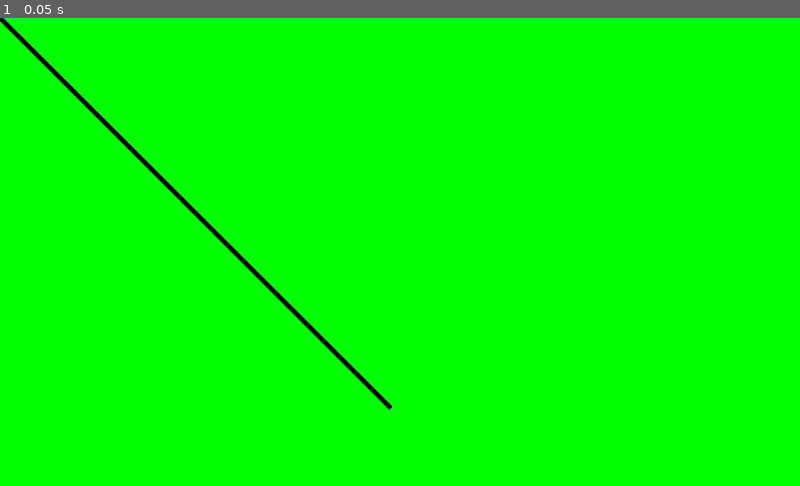
Above: before the commit, frame 1.
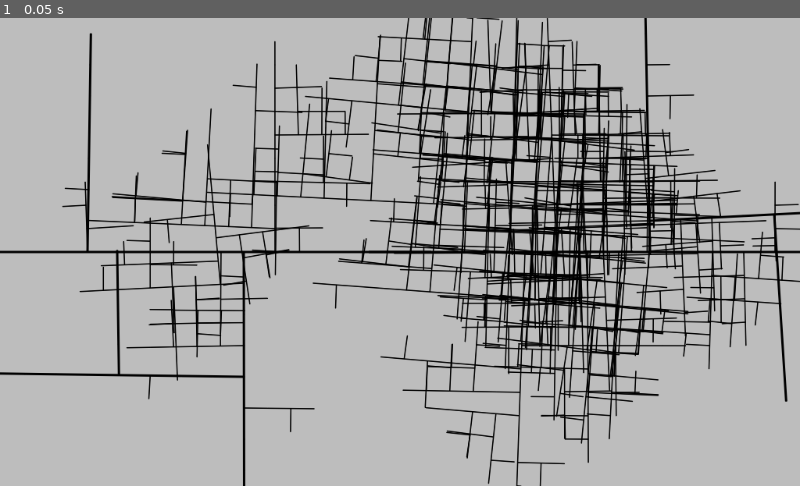
Above: after the commit, the same moment.

Repository: t-mw/citygen-godot
Game: Godot game, scene res://main.tscn
Two runs of this game, one before a commit and one after it. Both use one fixed random seed, a clock stepped at 60 frames per second and the inputs below.
Inputs:
- Up to frame 1 (0.05 s): no input

The runs differ from the first frame. In frame 1, 100% of the frame differs, in the area x 0-100%, y 0-100%.

Commit message:
Generate using basic global goals

Diff:
--- a/citygen.gd
+++ b/citygen.gd
@@ -1,14 +1,252 @@
 extends Node2D
+
+# TODO: remove r?
+# TODO: use quadtree?
+# TODO: cross product necessary in Segment.direction_get?
+
+const BRANCH_ANGLE_DEVIATION := 3.0
+const STRAIGHT_ANGLE_DEVIATION := 15.0
+const DEFAULT_SEGMENT_WIDTH := 5
+const HIGHWAY_SEGMENT_WIDTH := 20
+const DEFAULT_SEGMENT_LENGTH := 300
+const HIGHWAY_SEGMENT_LENGTH := 400
+const DEFAULT_BRANCH_PROBABILITY := 0.4
+const HIGHWAY_BRANCH_PROBABILITY := 0.05
+const HIGHWAY_BRANCH_POPULATION_THRESHOLD := 0.1
+const NORMAL_BRANCH_POPULATION_THRESHOLD := 0.1
+const NORMAL_BRANCH_TIME_DELAY_FROM_HIGHWAY := 5
+const SEGMENT_COUNT_LIMIT := 2000
+
+func random_branch_angle() -> float:
+    return Math.random_angle(BRANCH_ANGLE_DEVIATION)
+
+func random_straight_angle() -> float:
+    return Math.random_angle(STRAIGHT_ANGLE_DEVIATION)
 
 # Called when the node enters the scene tree for the first time.
 func _ready():
-    pass # Replace with function body.
-
-# Called every frame. 'delta' is the elapsed time since the previous frame.
-#func _process(delta):
-#    pass
+    randomize()
+    generate()
 
 func _draw():
-    var viewport_rect = get_viewport().get_visible_rect()
-    draw_rect(viewport_rect, Color.green, true, 0.0, true)
-    draw_line(Vector2(0, 0), Vector2(500, 500), Color.black, 5.0, true)
+    var segments = generate()
+
+    var viewport := get_viewport()
+    var camera := $Camera2D
+    var viewport_rect := viewport.get_visible_rect()
+    var global_to_viewport: Transform2D = viewport.global_canvas_transform * camera.get_canvas_transform()
+    var viewport_to_global: Transform2D = global_to_viewport.affine_inverse()
+    var viewport_rect_global: Rect2 = viewport_to_global.xform(viewport_rect)
+
+    draw_rect(viewport_rect_global, Color.gray, true)
+    for segment in segments:
+        var width = HIGHWAY_SEGMENT_WIDTH if segment.metadata.highway else DEFAULT_SEGMENT_WIDTH
+        draw_line(segment.r_start, segment.r_end, Color.black, width, true)
+
+func generate():
+    var segments := []
+    var priority_q := []
+
+    var root_metadata := SegmentMetadata.new();
+    root_metadata.highway = true;
+    var root_segment := Segment.new(Vector2(0, 0), Vector2(HIGHWAY_SEGMENT_LENGTH, 0), 0, root_metadata)
+
+    var opposite_direction := root_segment.clone()
+    var new_end := Vector2(root_segment.r_start.x - HIGHWAY_SEGMENT_LENGTH, opposite_direction.r_end.y);
+    opposite_direction.set_r_end(new_end)
+    opposite_direction.links_b.append(root_segment)
+    root_segment.links_b.append(opposite_direction)
+    priority_q.append(root_segment)
+    priority_q.append(opposite_direction)
+
+    while len(priority_q) > 0 && len(segments) < SEGMENT_COUNT_LIMIT:
+        # pop smallest r(ti, ri, qi) from Q (i.e., smallest ‘t’)
+        var min_t = null
+        var min_t_i: int = 0
+        for i in len(priority_q):
+            var segment: Segment = priority_q[i]
+            if min_t == null || segment.t < min_t:
+                min_t = segment.t
+                min_t_i = i
+
+        var min_segment: Segment = priority_q[min_t_i]
+        priority_q.remove(min_t_i)
+
+        var accepted := local_constraints(min_segment, segments)
+        if accepted:
+            min_segment.setup_branch_links()
+            segments.append(min_segment)
+            for new_segment in global_goals_generate(min_segment):
+                new_segment.t = min_segment.t + 1 + new_segment.t
+                priority_q.append(new_segment)
+
+    return segments
+
+func local_constraints(segment: Segment, segments: Array) -> bool:
+    return true
+
+func global_goals_generate(previous_segment: Segment) -> Array:
+    var new_branches = []
+    if !previous_segment.metadata.severed:
+        var template = GlobalGoalsTemplate.new(previous_segment)
+
+        var continue_straight = template.segment_continue(previous_segment.direction)
+        var straight_pop = 10 # TODO: heatmap.popOnRoad(continueStraight.r)
+
+        if previous_segment.metadata.highway:
+            var random_straight = template.segment_continue(previous_segment.direction + random_straight_angle())
+            var random_pop = 10 # TODO: heatmap.popOnRoad(randomStraight.r)
+            var road_pop = null
+            if random_pop > straight_pop:
+                new_branches.append(random_straight)
+                road_pop = random_pop
+            else:
+                new_branches.append(continue_straight)
+                road_pop = straight_pop
+            if road_pop > HIGHWAY_BRANCH_POPULATION_THRESHOLD:
+                if randf() < HIGHWAY_BRANCH_PROBABILITY:
+                    var left_highway_branch = template.segment_continue(previous_segment.direction - 90 + random_branch_angle())
+                    new_branches.append(left_highway_branch)
+                elif randf() < HIGHWAY_BRANCH_PROBABILITY:
+                    var right_highway_branch = template.segment_continue(previous_segment.direction + 90 + random_branch_angle())
+                    new_branches.append(right_highway_branch)
+        elif straight_pop > NORMAL_BRANCH_POPULATION_THRESHOLD:
+            new_branches.append(continue_straight)
+        if straight_pop > NORMAL_BRANCH_POPULATION_THRESHOLD:
+            if randf() < DEFAULT_BRANCH_PROBABILITY:
+                var left_branch = template.segment_branch(previous_segment.direction - 90 + random_branch_angle())
+                new_branches.append(left_branch)
+            elif randf() < DEFAULT_BRANCH_PROBABILITY:
+                var right_branch = template.segment_branch(previous_segment.direction + 90 + random_branch_angle())
+                new_branches.append(right_branch)
+
+    for branch in new_branches:
+        branch.previous_segment_to_link = previous_segment
+
+    return new_branches
+
+class GlobalGoalsTemplate:
+    var previous_segment: Segment
+
+    func _init(_previous_segment: Segment):
+        self.previous_segment = _previous_segment
+
+    func segment(direction: float, length: float, t: int, metadata: SegmentMetadata) -> Segment:
+        return Segment.new_using_direction(self.previous_segment.end, direction, length, t, metadata)
+
+    # used for highways or going straight on a normal branch
+    func segment_continue(direction: float) -> Segment:
+        return self.segment(direction, self.previous_segment.length, 0, self.previous_segment.metadata)
+
+    # used for branches extending from highways i.e. not highways themselves
+    func segment_branch(direction: float) -> Segment:
+        var t := NORMAL_BRANCH_TIME_DELAY_FROM_HIGHWAY if self.previous_segment.metadata.highway else 0
+        return self.segment(direction, DEFAULT_SEGMENT_LENGTH, t, SegmentMetadata.new())
+
+class Segment:
+    var start: Vector2
+    var end: Vector2
+
+    # time-step delay before this segment is evaluated
+    var t: int
+
+    # meta-information relevant to global goals
+    var metadata: SegmentMetadata
+
+    # representation of road
+    var r_start: Vector2 setget set_r_start
+    var r_end: Vector2 setget set_r_end
+    var r_revision: int = 0
+
+    # links backwards and forwards
+    var links_b: Array = [] # [Segment]
+    var links_f: Array = [] # [Segment]
+
+    var previous_segment_to_link = null
+
+    var direction: float setget ,get_direction
+    var direction_revision: int = -1
+    var length: float setget ,get_length
+    var length_revision: int = -1
+
+    func set_r_start(v: Vector2):
+        r_start = v
+        # TODO: obj.collider.updateCollisionProperties({start: @start})
+        self.r_revision += 1
+
+    func set_r_end(v: Vector2):
+        r_end = v
+        # TODO: obj.collider.updateCollisionProperties({end: @end})
+        self.r_revision += 1
+
+    func get_direction() -> float:
+        if self.direction_revision != self.r_revision:
+            self.direction_revision = self.r_revision
+            var vec = self.r_end - self.r_start
+            direction = -1 * sign(Vector2(0, 1).cross(vec)) * Math.angle_between(Vector2(0, 1), vec)
+        return direction
+
+    func get_length() -> float:
+        if self.length_revision != self.r_revision:
+            self.length_revision = self.r_revision
+            length = (self.r_end - self.r_start).length()
+        return length
+
+    func _init(_start: Vector2, _end: Vector2, _t: int, _metadata: SegmentMetadata):
+        self.start = _start
+        self.end = _end
+        self.t = _t
+        self.metadata = _metadata
+        self.r_start = _start
+        self.r_end = _end
+
+    static func new_using_direction(_start: Vector2, _direction: float, _length: float, _t: int, _metadata: SegmentMetadata) -> Segment:
+        var new_end := Vector2(_start.x + _length * sin(deg2rad(_direction)), _start.y + _length * cos(deg2rad(_direction)))
+        return Segment.new(_start, new_end, _t, _metadata)
+
+    func intersection_with(other: Segment):
+        return Geometry.segment_intersects_segment_2d(self.r_start, self.r_end, other.r_start, other.r_end)
+
+    func links_for_end_containing(segment: Segment):
+        if self.links_b.has(segment):
+            return self.links_b
+        elif self.links_f.has(segment):
+            return self.links_f
+        else:
+            return null
+
+    func setup_branch_links():
+        if self.previous_segment_to_link == null:
+            return
+        # setup links between each current branch and each existing branch stemming from the previous segment
+        for link in self.previous_segment_to_link.links_f:
+            self.links_b.append(link)
+            link.links_for_end_containing(self.previous_segment_to_link).append(self)
+        self.previous_segment_to_link.links_f.append(self)
+        self.links_b.append(self.previous_segment_to_link)
+
+    func clone() -> Segment:
+        return Segment.new(self.r_start, self.r_end, self.t, self.metadata.clone())
+
+class SegmentMetadata:
+    var highway: bool = false
+    var severed: bool = false
+
+    func clone() -> SegmentMetadata:
+        var clone = SegmentMetadata.new()
+        clone.highway = self.highway
+        clone.severed = self.severed
+        return clone
+
+class Math:
+    static func random_angle(limit: float) -> float:
+        # non-linear distribution
+        var non_uniform_norm := pow(limit, 3)
+        var val: float = 0
+        while val == 0 || randf() < pow(val, 3) / non_uniform_norm:
+            val = rand_range(-limit, +limit)
+        return val
+
+    static func angle_between(v1: Vector2, v2: Vector2) -> float:
+        var angle_rad = acos((v1.x * v2.x + v1.y * v2.y) / (v1.length() * v2.length()))
+        return rad2deg(angle_rad)
--- a/main.tscn
+++ b/main.tscn
@@ -4,3 +4,7 @@
 
 [node name="Node2D" type="Node2D"]
 script = ExtResource( 1 )
+
+[node name="Camera2D" type="Camera2D" parent="."]
+current = true
+zoom = Vector2( 10, 10 )
